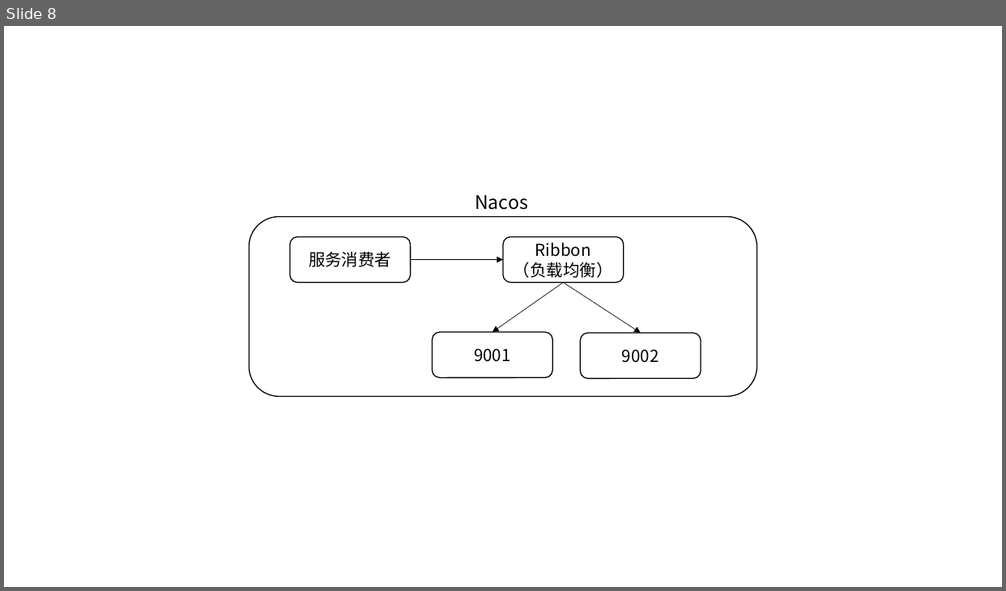
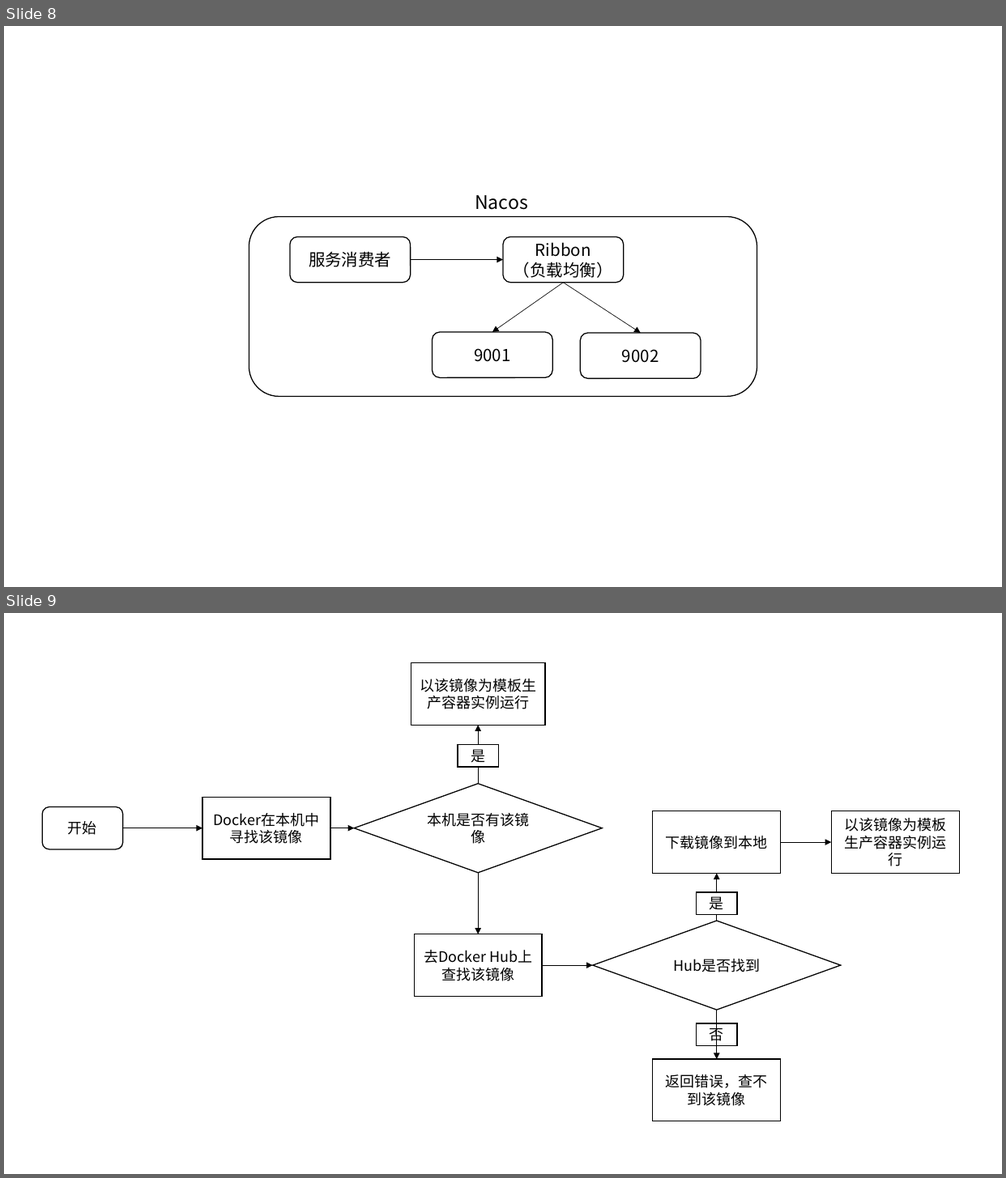
Before and after one commit to simple-jbx/ComputerScienceStudy, a slide deck: 原始绘图/作图.pptx. Shown one above the other, each under a label of ours: slide 8 before the commit, slides 8 and 9 after it. The pictures are 1006x591 and 1006x1178 pixels, drawn with LibreOffice and Linux fonts; fonts in the diff are those of the drawing. Boxes give left, top, right and bottom in pixels: in the first picture for what was removed or moved away, otherwise in the second. Text is boxed around its words. In the diff, an @@ line names an element or a change of style, - is before the commit and + after.

```diff
--- a/原始绘图/作图.pptx
+++ b/原始绘图/作图.pptx
@@ slide 9 added at (x1=4, y1=613, x2=1002, y2=1174), background #FFFFFF @@
@@ rectangle added at (x1=411, y1=663, x2=545, y2=726), fill #FFFFFF, outline #000000 1 pt, 14 pt, text #000000 @@
+以该镜像为模板生产容器实例运行
@@ arrow added from (478, 784) to (478, 726), #000000 0.5 pt @@
@@ rectangle added at (x1=458, y1=745, x2=499, y2=767), fill #FFFFFF, outline #000000 1 pt, 14 pt, text #000000 @@
+是
@@ rounded rectangle added at (x1=42, y1=807, x2=123, y2=850), fill #FFFFFF, outline #000000 1 pt, 14 pt, text #000000 @@
+开始
@@ rectangle added at (x1=202, y1=797, x2=330, y2=859), fill #FFFFFF, outline #000000 1 pt, 14 pt, text #000000 @@
+Docker在本机中寻找该镜像
@@ diamond added at (x1=355, y1=784, x2=602, y2=873), fill #FFFFFF, outline #000000 1 pt, 14 pt, text #000000 @@
+本机是否有该镜像
@@ arrow added from (123, 828) to (202, 828), #000000 0.5 pt @@
@@ arrow added from (330, 828) to (355, 828), #000000 0.5 pt @@
@@ rectangle added at (x1=653, y1=811, x2=781, y2=874), fill #FFFFFF, outline #000000 1 pt, 14 pt, text #000000 @@
+下载镜像到本地
@@ rectangle added at (x1=831, y1=811, x2=959, y2=874), fill #FFFFFF, outline #000000 1 pt, 14 pt, text #000000 @@
+以该镜像为模板生产容器实例运行
@@ arrow added from (781, 842) to (831, 842), #000000 0.5 pt @@
@@ arrow added from (478, 873) to (478, 934), #000000 0.5 pt @@
@@ arrow added from (717, 921) to (717, 874), #000000 0.5 pt @@
@@ rectangle added at (x1=697, y1=892, x2=738, y2=914), fill #FFFFFF, outline #000000 1 pt, 14 pt, text #000000 @@
+是
@@ diamond added at (x1=593, y1=921, x2=841, y2=1010), fill #FFFFFF, outline #000000 1 pt, 14 pt, text #000000 @@
+Hub是否找到
@@ rectangle added at (x1=414, y1=934, x2=543, y2=996), fill #FFFFFF, outline #000000 1 pt, 14 pt, text #000000 @@
+去Docker Hub上查找该镜像
@@ arrow added from (543, 965) to (593, 965), #000000 0.5 pt @@
@@ rectangle added at (x1=697, y1=1024, x2=738, y2=1046), fill #FFFFFF, outline #000000 1 pt, 14 pt, text #000000 @@
+否
@@ arrow added from (717, 1010) to (717, 1059), #000000 0.5 pt @@
@@ rectangle added at (x1=653, y1=1059, x2=781, y2=1122), fill #FFFFFF, outline #000000 1 pt, 14 pt, text #000000 @@
+返回错误，查不到该镜像
```
Also in this commit, not shown: 7 other files.
